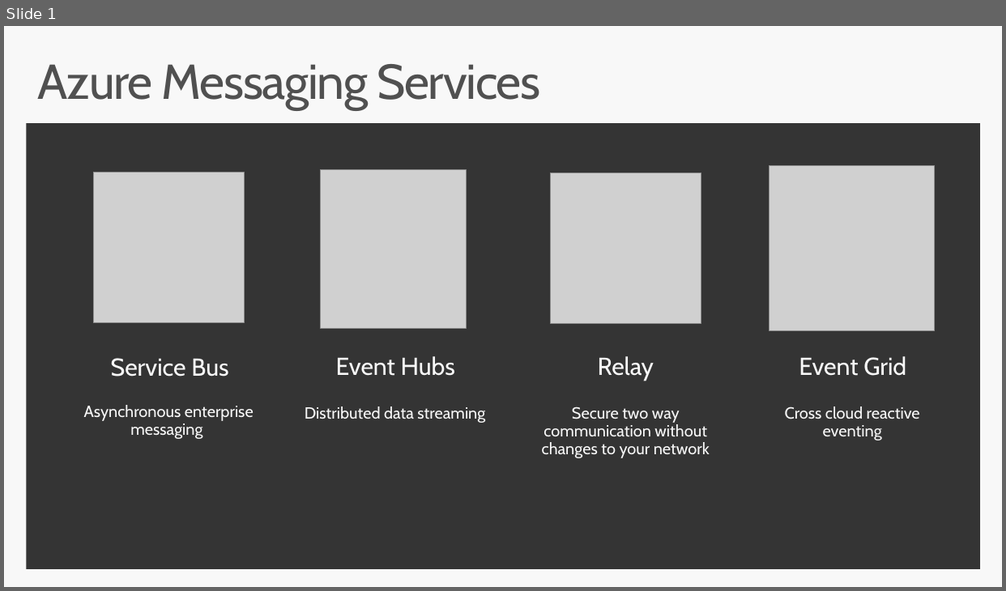
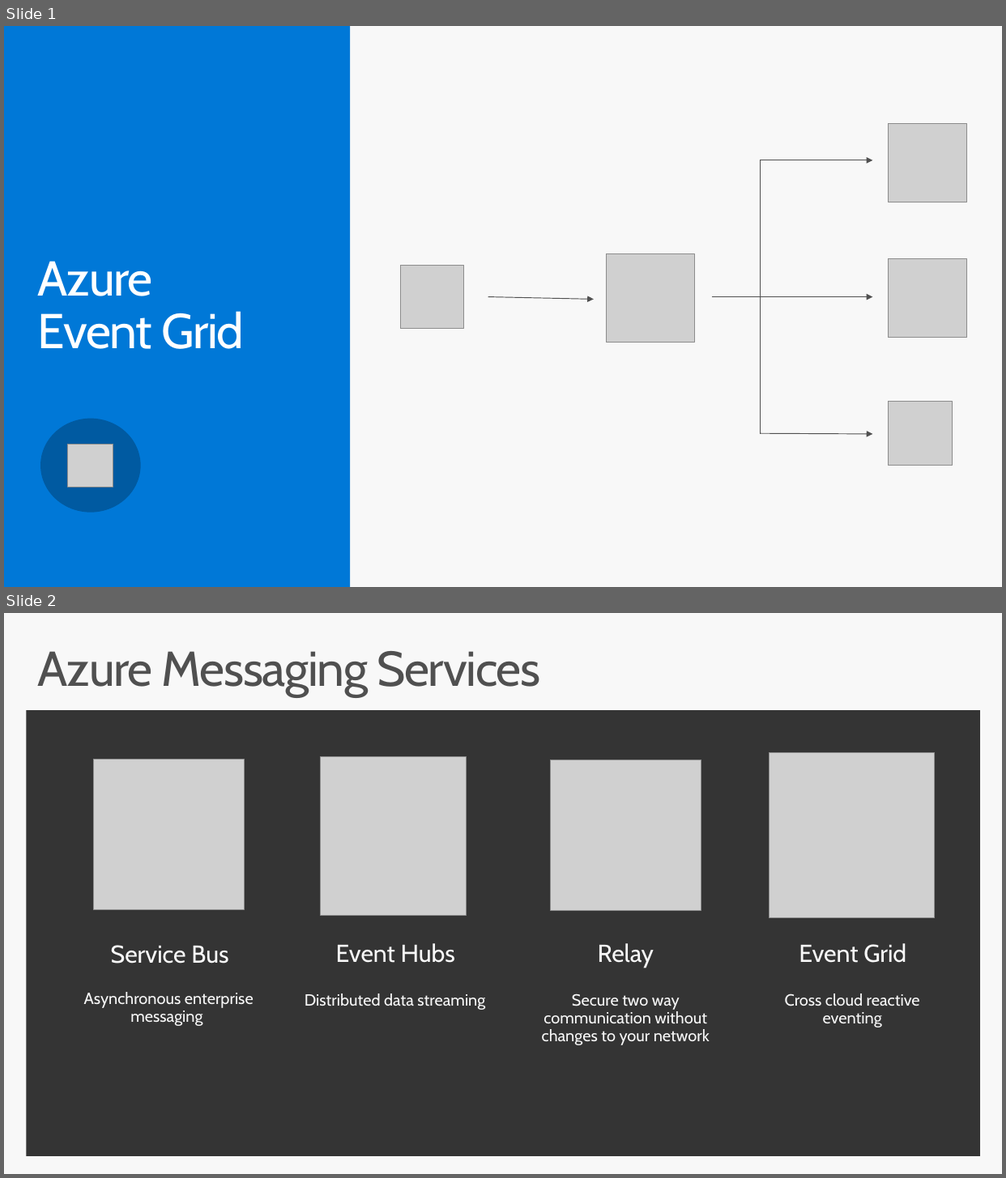
Before and after one commit to codingwithsasquatch/serverless_ninjas_workshop, a slide deck: 3-Event_Grid_Overview/Serverless_Workshop-Event_Grid_Overview.pptx. Shown one above the other, each under a label of ours: slide 1 before the commit, slides 1 and 2 after it. The pictures are 1006x591 and 1006x1178 pixels, drawn with LibreOffice and Linux fonts; fonts in the diff are those of the drawing; grey boxes stand for pictures. Boxes give left, top, right and bottom in pixels: in the first picture for what was removed or moved away, otherwise in the second. Text is boxed around its words. In the diff, an @@ line names an element or a change of style, - is before the commit and + after.

Commit message:
Added intro slide

```diff
--- a/3-Event_Grid_Overview/Serverless_Workshop-Event_Grid_Overview.pptx
+++ b/3-Event_Grid_Overview/Serverless_Workshop-Event_Grid_Overview.pptx
@@ slide 1 added at bbox=[4, 26, 1002, 587], background #F8F8F8 @@
@@ rectangle added at bbox=[4, 26, 350, 587], fill #0078D7 @@
@@ picture added at bbox=[889, 123, 967, 202] @@
@@ line added from (760, 160) to (760, 297), #505050 0.75 pt @@
@@ arrow added from (760, 160) to (873, 160), #505050 0.75 pt @@
@@ title added at bbox=[38, 261, 244, 349], 47 pt, text #FFFFFF @@
+Azure
+Event Grid
@@ picture added at bbox=[400, 265, 463, 328] @@
@@ picture added at bbox=[607, 254, 695, 343] @@
@@ picture added at bbox=[889, 258, 967, 337] @@
@@ arrow added from (488, 297) to (594, 299), #505050 0.75 pt @@
@@ arrow added from (711, 297) to (873, 297), #505050 0.75 pt @@
@@ line added from (760, 297) to (760, 434), #505050 0.75 pt @@
@@ picture added at bbox=[889, 402, 952, 466] @@
@@ ellipse added at bbox=[40, 419, 141, 514], fill #005AA1 @@
@@ arrow added from (761, 434) to (873, 434), #505050 0.75 pt @@
@@ picture added at bbox=[68, 445, 113, 487] @@
@@ what was slide 1 is now slide 2 @@
```
